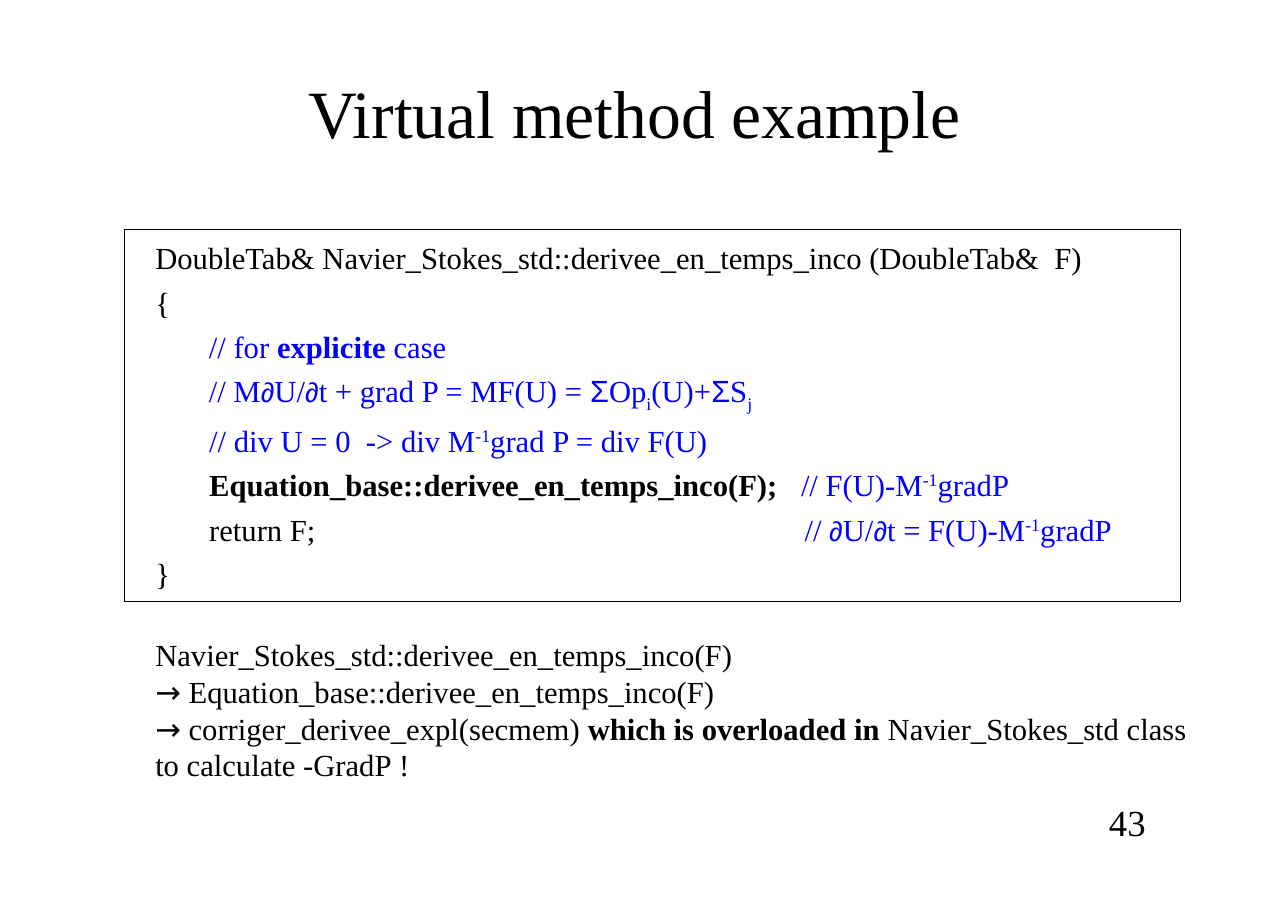
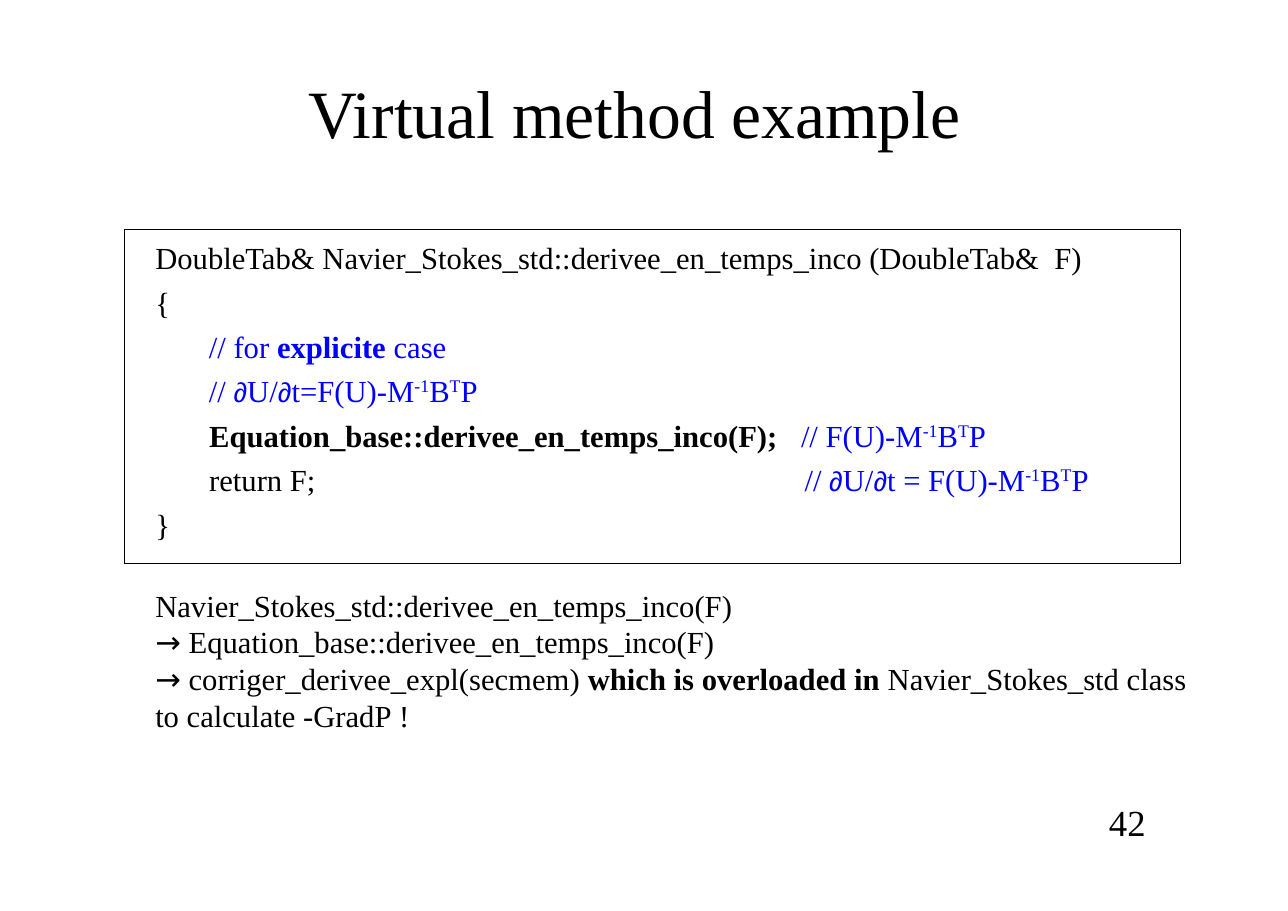
Before and after one commit to cea-trust-platform/trust-code, a slide deck: slide 42 of doc/TRUST/Developer_TRUST_presentation.odp (slide 43 before the commit). Drawn at 1288x911 pixels with LibreOffice and Linux fonts; fonts in the diff are those of the drawing; background and template pictures are left out. Boxes give left, top, right and bottom in pixels: in the first picture for what was removed or moved away, otherwise in the second. Text is boxed around its words. In the diff, an @@ line names an element or a change of style, - is before the commit and + after.

```diff
--- a/doc/TRUST/Developer_TRUST_presentation.odp
+++ b/doc/TRUST/Developer_TRUST_presentation.odp
@@ rectangle: place and size @@
-rectangle at (125,229,1181,602)
+rectangle at (125,229,1181,563)
@@ text at (209,381,1025,497): text changed @@
-// M∂U/∂t + grad P = MF(U) = ΣOpi(U)+ΣSj
-// div U = 0 -> div M-1grad P = div F(U)
-Equation_base::derivee_en_temps_inco(F); // F(U)-M-1gradP
-return F; // ∂U/∂t = F(U)-M-1gradP
+// ∂U/∂t=F(U)-M-1BTP
+Equation_base::derivee_en_temps_inco(F); // F(U)-M-1BTP
+return F; // ∂U/∂t = F(U)-M-1BTP
@@ page number at (1109,811,1146,836): text changed @@
-43
+42
```
Also in this commit, not shown: 33 other slides changed, 1 slide removed, 14 other files.
